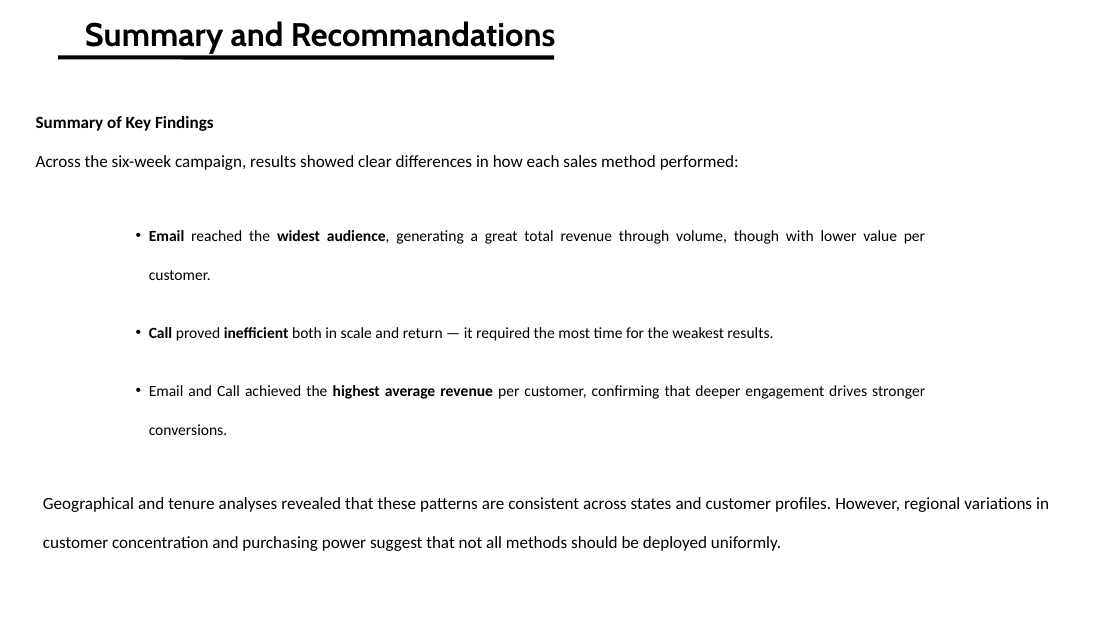
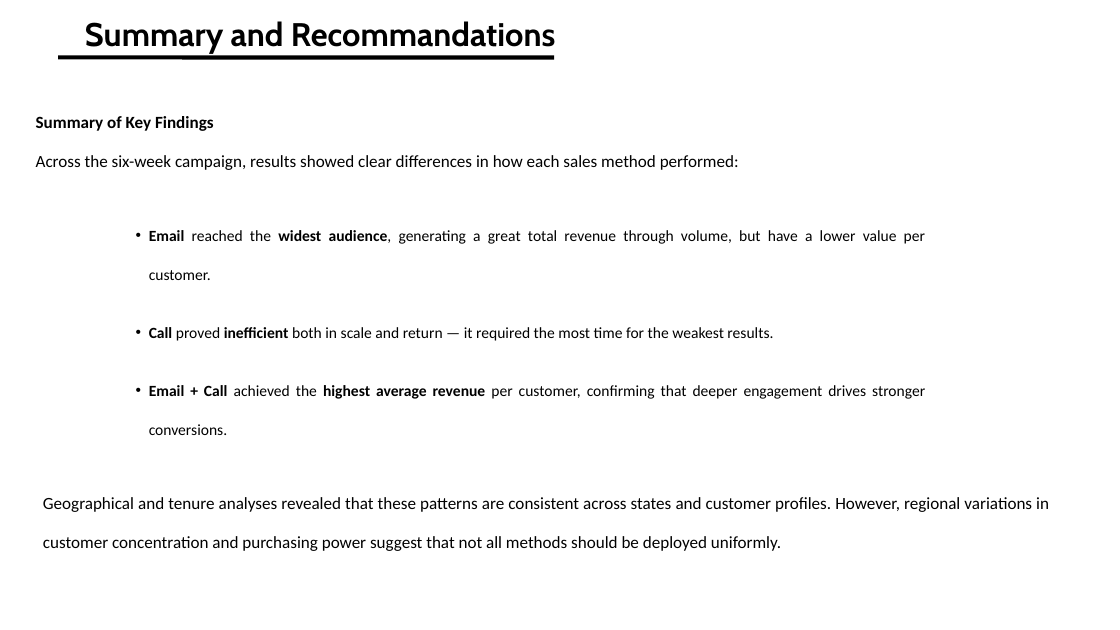
Before and after one commit to A-Helkias/Data-Analyst-Certification, a slide deck: slide 11 of Presentation - Data Analyst Certification.pptx. Drawn at 1120x630 pixels with LibreOffice and Linux fonts; fonts in the diff are those of the drawing. Boxes give left, top, right and bottom in pixels: in the first picture for what was removed or moved away, otherwise in the second. Text is boxed around its words. In the diff, an @@ line names an element or a change of style, - is before the commit and + after.

```diff
--- a/Presentation - Data Analyst Certification.pptx
+++ b/Presentation - Data Analyst Certification.pptx
@@ text at bbox=[149, 230, 925, 280]: text changed @@
-  • Email reached the widest audience, generating a great total revenue through volume, though with lower value per customer.
+  • Email reached the widest audience, generating a great total revenue through volume, but have a lower value per customer.
@@ text at bbox=[149, 385, 925, 435]: text changed @@
-  • Email and Call achieved the highest average revenue per customer, confirming that deeper engagement drives stronger conversions.
+  • Email + Call achieved the highest average revenue per customer, confirming that deeper engagement drives stronger conversions.
```
Also in this commit, not shown: 6 other slides changed, 2 other files.
